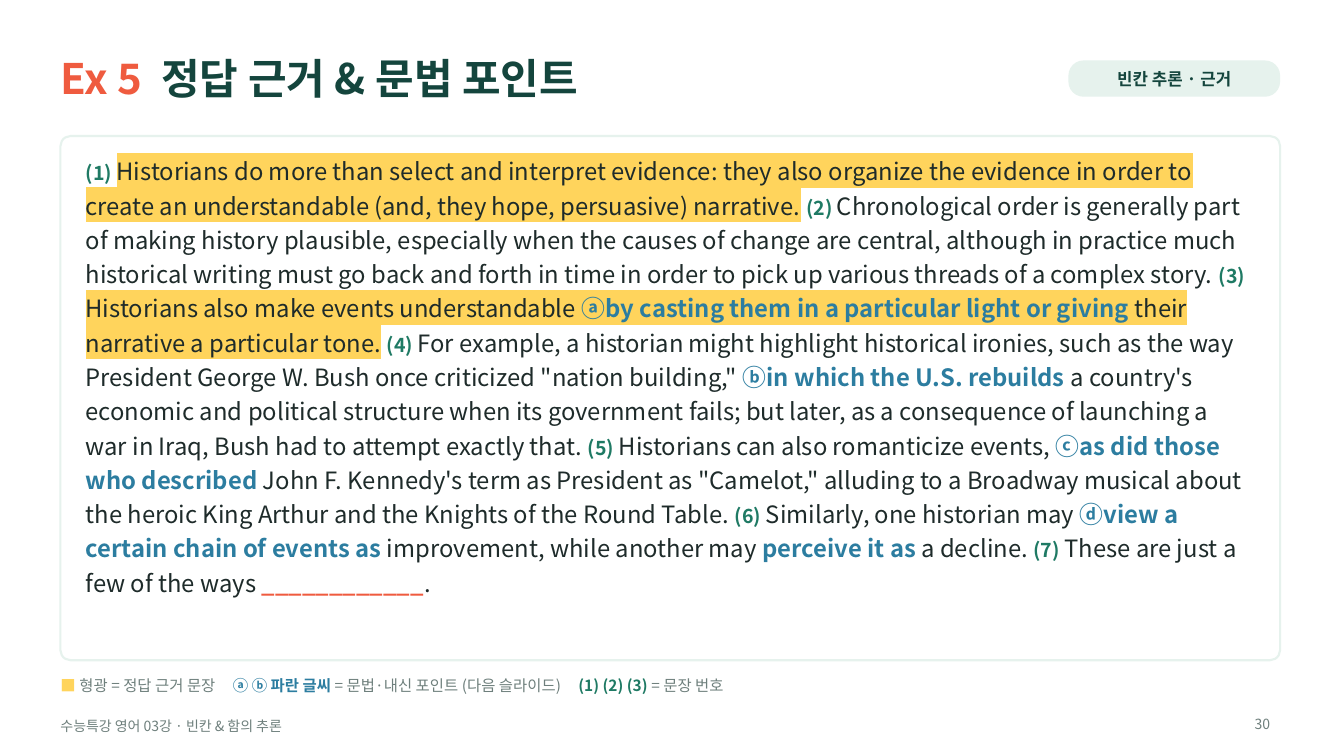
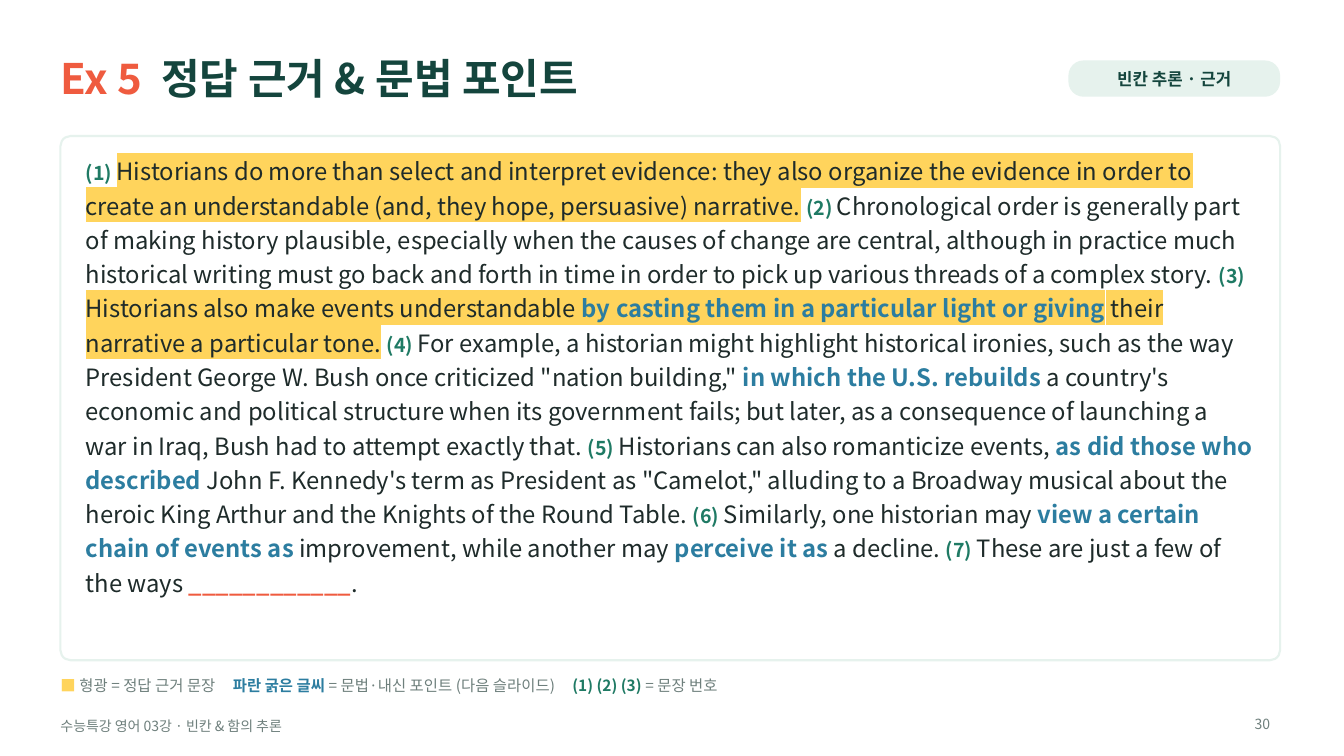
Before and after one commit to HUFSDavid/HUFSDavid, a slide deck: slide 30 of 수능특강_영어_03강_수업PPT.pptx. Drawn at 1344x756 pixels with LibreOffice and Linux fonts; fonts in the diff are those of the drawing. Boxes give left, top, right and bottom in pixels: in the first picture for what was removed or moved away, otherwise in the second. Text is boxed around its words. In the diff, an @@ line names an element or a change of style, - is before the commit and + after.

```diff
--- a/수능특강_영어_03강_수업PPT.pptx
+++ b/수능특강_영어_03강_수업PPT.pptx
@@ text at (86, 161, 1253, 598): text changed @@
-(1) Historians do more than select and interpret evidence: they also organize the evidence in order to create an understandable (and, they hope, persuasive) narrative. (2) Chronological order is generally part of making history plausible, especially when the causes of change are central, although in practice much historical writing must go back and forth in time in order to pick up various threads of a complex story. (3) Historians also make events understandable ⓐby casting them in a particular light or giving their narrative a particular tone. (4) For example, a historian might highlight historical ironies, such as the way President George W. Bush once criticized "nation building," ⓑin which the U.S. rebuilds a country's economic and political structure when its government fails; but later, as a consequence of launching a war in Iraq, Bush had to attempt exactly that. (5) Historians can also romanticize events, ⓒas did those who described John F. Kennedy's term as President as "Camelot," alluding to a Broadway musical about the heroic King Arthur and the Knights of the Round Table. (6) Similarly, one historian may ⓓview a certain chain of events as improvement, while another may perceive it as a decline. (7) These are just a few of the ways ____________.
+(1) Historians do more than select and interpret evidence: they also organize the evidence in order to create an understandable (and, they hope, persuasive) narrative. (2) Chronological order is generally part of making history plausible, especially when the causes of change are central, although in practice much historical writing must go back and forth in time in order to pick up various threads of a complex story. (3) Historians also make events understandable by casting them in a particular light or giving their narrative a particular tone. (4) For example, a historian might highlight historical ironies, such as the way President George W. Bush once criticized "nation building," in which the U.S. rebuilds a country's economic and political structure when its government fails; but later, as a consequence of launching a war in Iraq, Bush had to attempt exactly that. (5) Historians can also romanticize events, as did those who described John F. Kennedy's term as President as "Camelot," alluding to a Broadway musical about the heroic King Arthur and the Knights of the Round Table. (6) Similarly, one historian may view a certain chain of events as improvement, while another may perceive it as a decline. (7) These are just a few of the ways ____________.
@@ text at (79, 678, 717, 694): text changed @@
-■ 형광 = 정답 근거 문장 ⓐ ⓑ 파란 글씨 = 문법·내신 포인트 (다음 슬라이드) (1) (2) (3) = 문장 번호
+■ 형광 = 정답 근거 문장 파란 굵은 글씨 = 문법·내신 포인트 (다음 슬라이드) (1) (2) (3) = 문장 번호
```
Also in this commit, not shown: 23 other slides changed.
